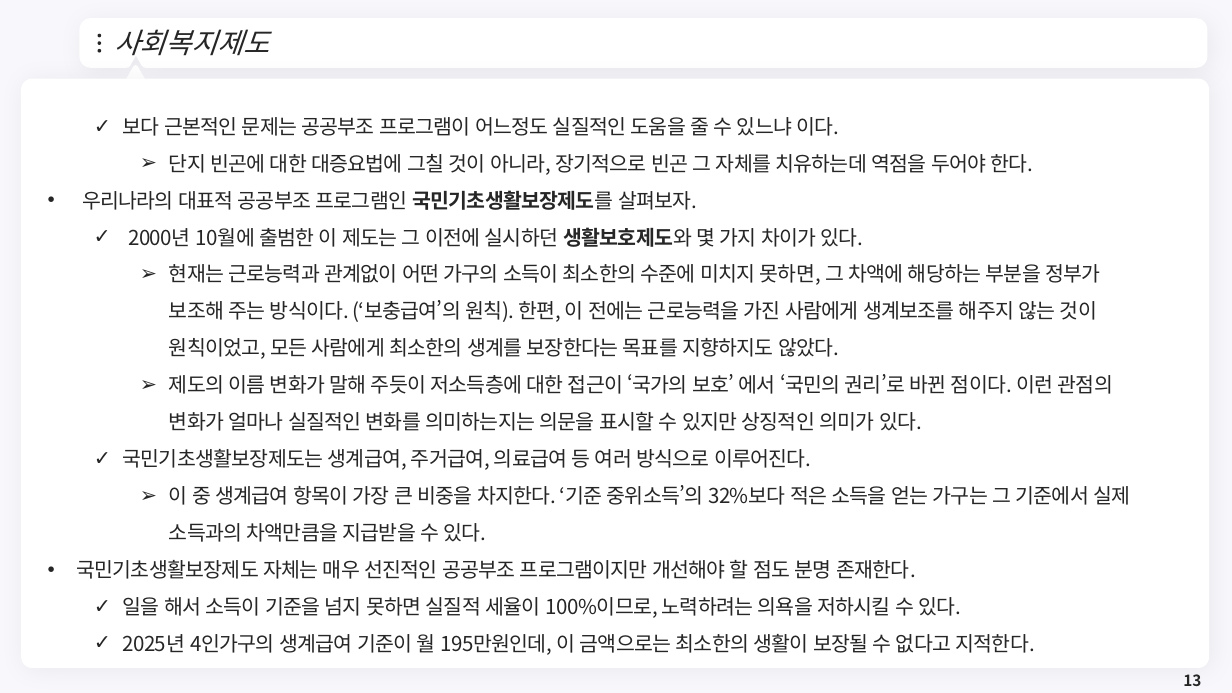
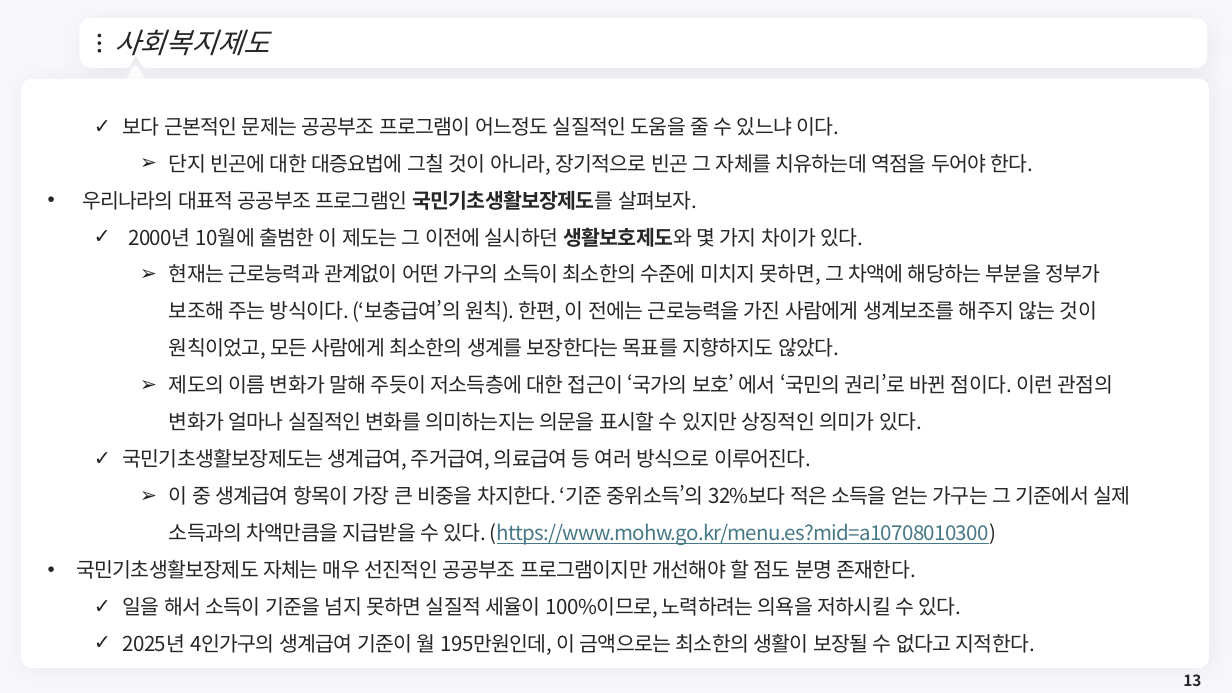
Before and after one commit to meandthey/Teaching, a slide deck: slide 13 of 재정학/01_Lectures/재정학_Chapter_9.pptx. Drawn at 1232x693 pixels with LibreOffice and Linux fonts; fonts in the diff are those of the drawing; background and template pictures are left out. Boxes give left, top, right and bottom in pixels: in the first picture for what was removed or moved away, otherwise in the second. Text is boxed around its words. In the diff, an @@ line names an element or a change of style, - is before the commit and + after.

```diff
--- a/재정학/01_Lectures/재정학_Chapter_9.pptx
+++ b/재정학/01_Lectures/재정학_Chapter_9.pptx
@@ text at (169, 485, 1130, 545): text changed @@
-    ➢ 이 중 생계급여 항목이 가장 큰 비중을 차지한다. ‘기준 중위소득’의 32%보다 적은 소득을 얻는 가구는 그 기준에서 실제 소득과의 차액만큼을 지급받을 수 있다.
+    ➢ 이 중 생계급여 항목이 가장 큰 비중을 차지한다. ‘기준 중위소득’의 32%보다 적은 소득을 얻는 가구는 그 기준에서 실제 소득과의 차액만큼을 지급받을 수 있다. (https://www.mohw.go.kr/menu.es?mid=a10708010300)
```
Also in this commit, not shown: 3 other slides changed, 1 other file.
